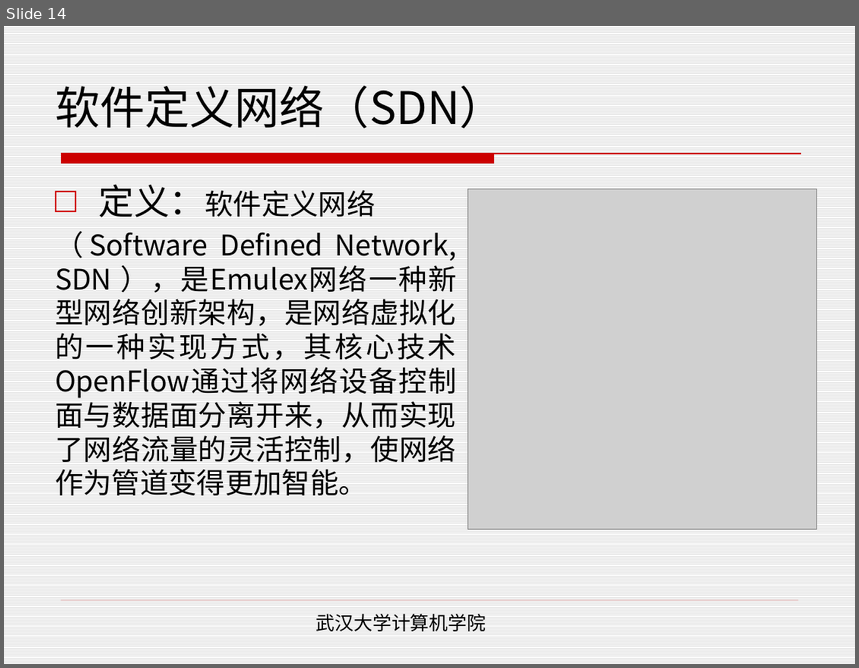
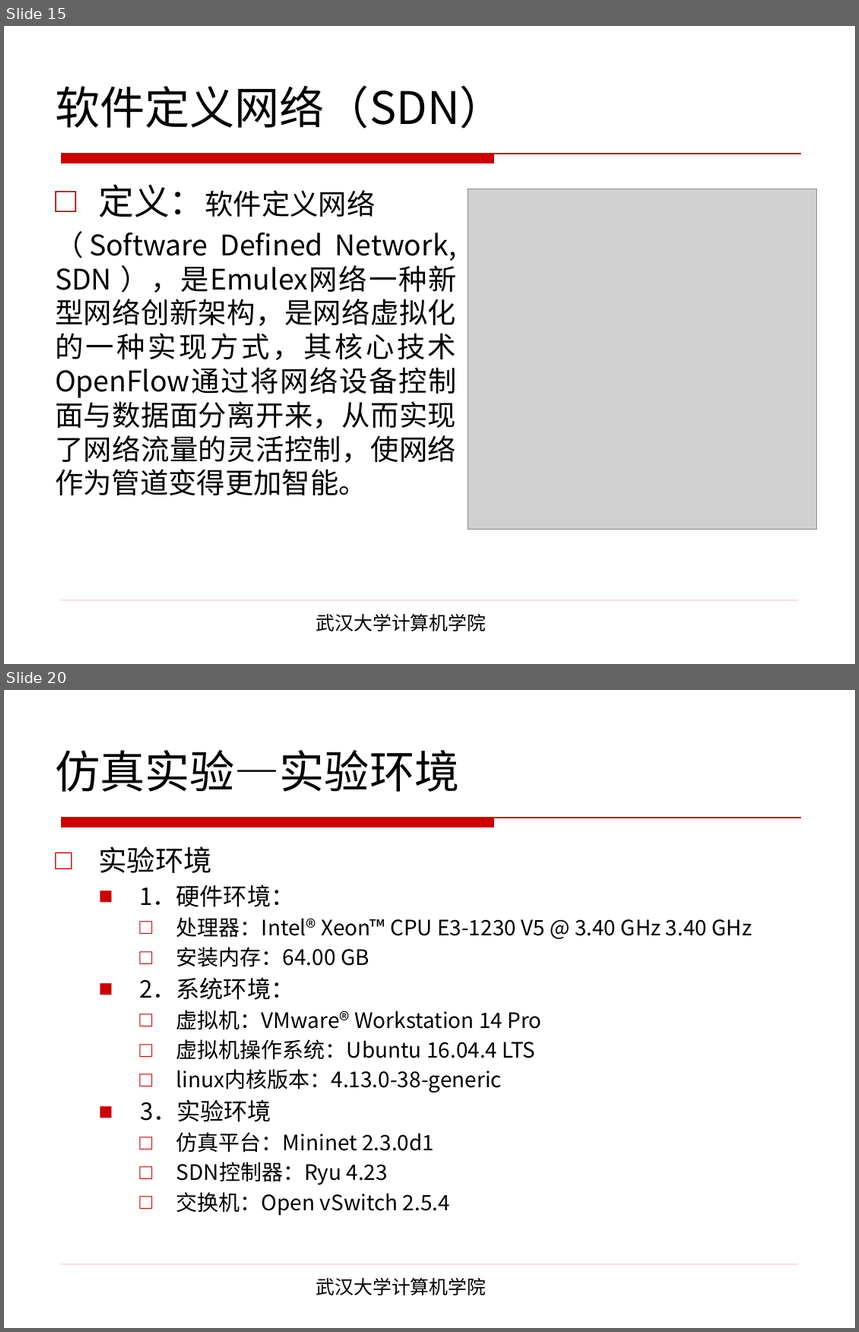
Before and after one commit to henryzhao/graduate, a slide deck: 赵玉琦硕士论文答辩.pptx. Shown one above the other, each under a label of ours: slide 14 before the commit, slides 15 and 20 after it; the slides between them are not shown. The pictures are 859x668 and 859x1332 pixels, drawn with LibreOffice and Linux fonts; fonts in the diff are those of the drawing; grey boxes stand for pictures; background and template pictures are left out. Boxes give left, top, right and bottom in pixels: in the first picture for what was removed or moved away, otherwise in the second. Text is boxed around its words. In the diff, an @@ line names an element or a change of style, - is before the commit and + after.

```diff
--- a/赵玉琦硕士论文答辩.pptx
+++ b/赵玉琦硕士论文答辩.pptx
@@ slide 20 added at [4, 690, 855, 1328], background #FFFFFF; not listed: 2 template elements that a slide beside it also shows @@
@@ title added at [55, 750, 459, 792], 38 pt, text #000000 @@
+仿真实验—实验环境
@@ text added at [99, 847, 753, 1216], 18 pt, text #000000 @@
+□ 实验环境
+  ■ 1．硬件环境：
+    □ 处理器：Intel® Xeon™ CPU E3-1230 V5 @ 3.40 GHz 3.40 GHz
+    □ 安装内存：64.00 GB
+  ■ 2．系统环境：
+    □ 虚拟机：VMware® Workstation 14 Pro
+    □ 虚拟机操作系统：Ubuntu 16.04.4 LTS
+    □ linux内核版本：4.13.0-38-generic
+  ■ 3．实验环境
+    □ 仿真平台：Mininet 2.3.0d1
+    □ SDN控制器：Ryu 4.23
+    □ 交换机：Open vSwitch 2.5.4
@@ text added at [316, 1278, 486, 1296], 16 pt, text #000000 @@
+武汉大学计算机学院
@@ what was slide 14 is now slide 15 @@
@@ slide 15 changed as well @@
@@ background pattern #DDDDDD on #FFFFFF to #FFFFFF @@
```
Also in this commit, not shown: 19 other slides changed, 12 other slides added, 14 slides removed, 3 other files.
